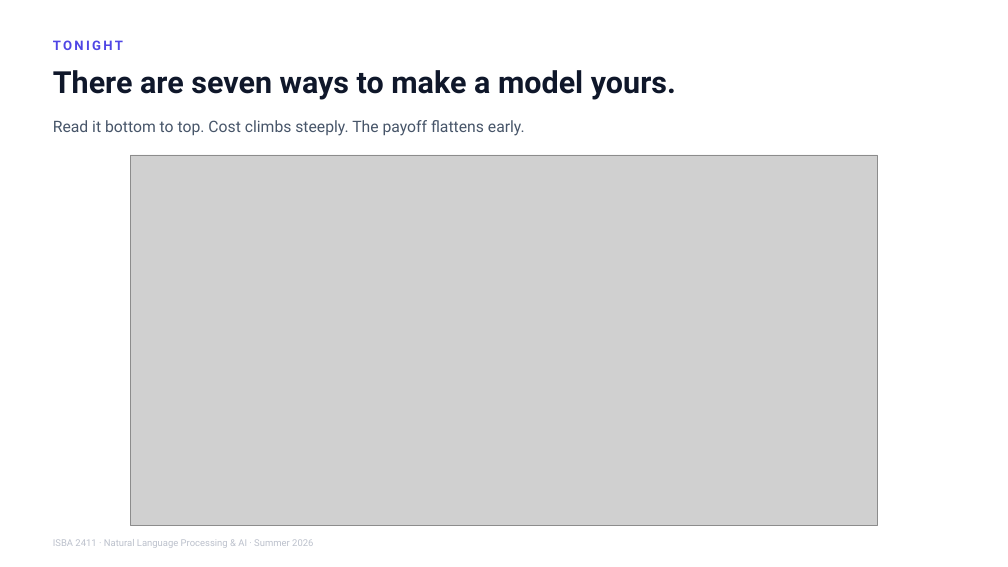
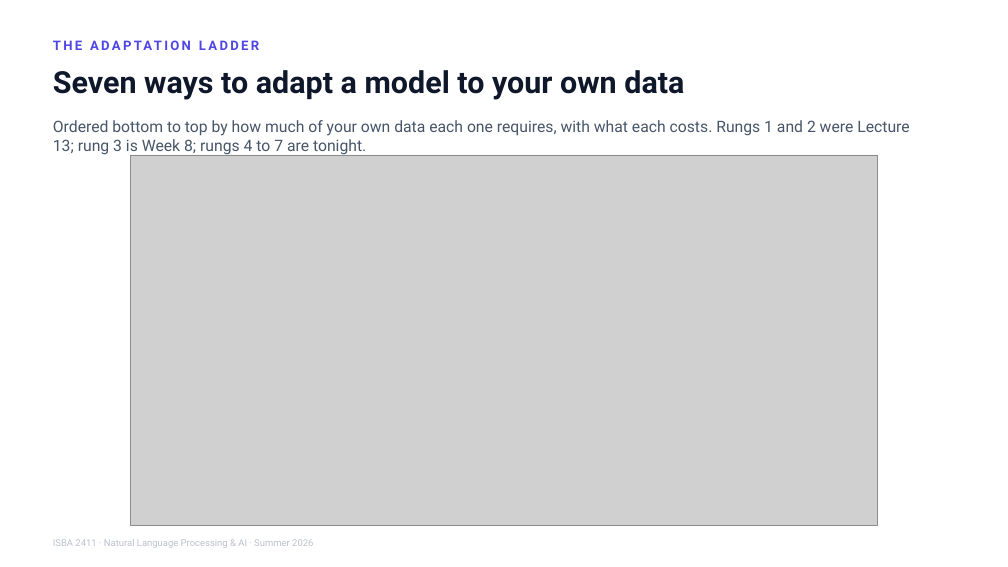
Before and after one commit to JulesMalin/isba2411-nlp, a slide deck: slide 4 of Week 7/L14_Making_It_Yours.pptx. Drawn at 1008x567 pixels with LibreOffice and Linux fonts; fonts in the diff are those of the drawing; grey boxes stand for pictures. Boxes give left, top, right and bottom in pixels: in the first picture for what was removed or moved away, otherwise in the second. Text is boxed around its words. In the diff, an @@ line names an element or a change of style, - is before the commit and + after.

```diff
--- a/Week 7/L14_Making_It_Yours.pptx
+++ b/Week 7/L14_Making_It_Yours.pptx
@@ text at <box>53,40,123,50</box>: text changed @@
-TONIGHT
+THE ADAPTATION LADDER
@@ text at <box>53,70,684,100</box>: text changed @@
-There are seven ways to make a model yours.
+Seven ways to adapt a model to your own data
@@ text at <box>53,120,909,156</box>: text changed @@
-Read it bottom to top. Cost climbs steeply. The payoff flattens early.
+Ordered bottom to top by how much of your own data each one requires, with what each costs. Rungs 1 and 2 were Lecture 13; rung 3 is Week 8; rungs 4 to 7 are tonight.
```
Also in this commit, not shown: 20 other slides changed.
